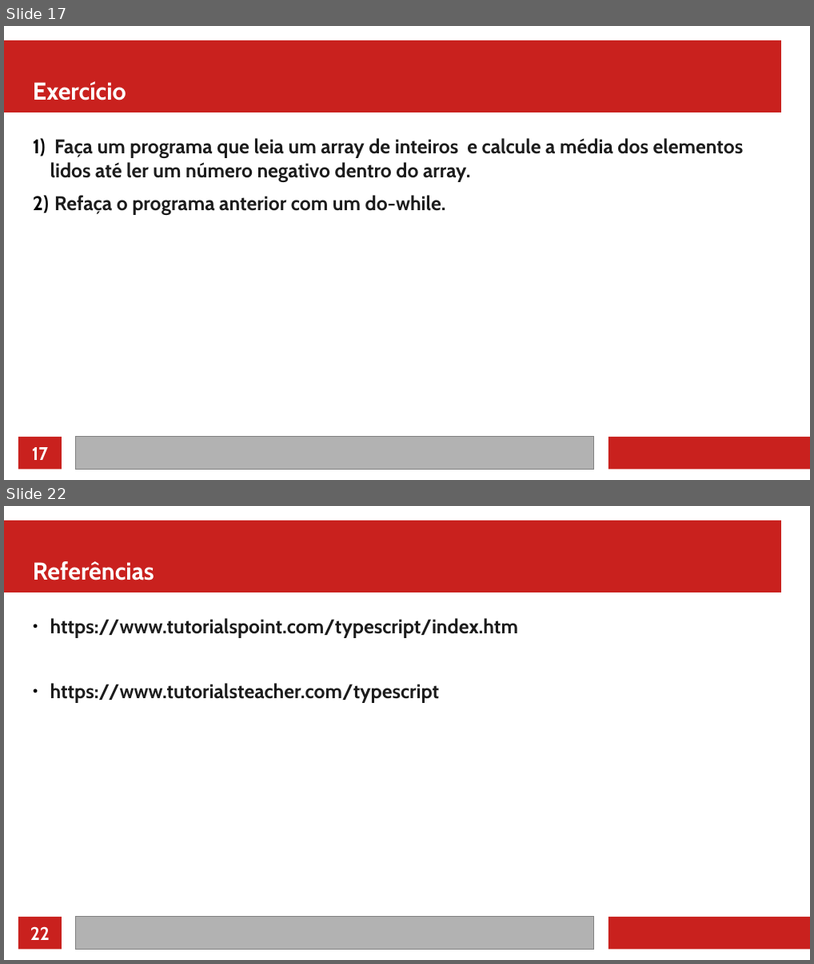
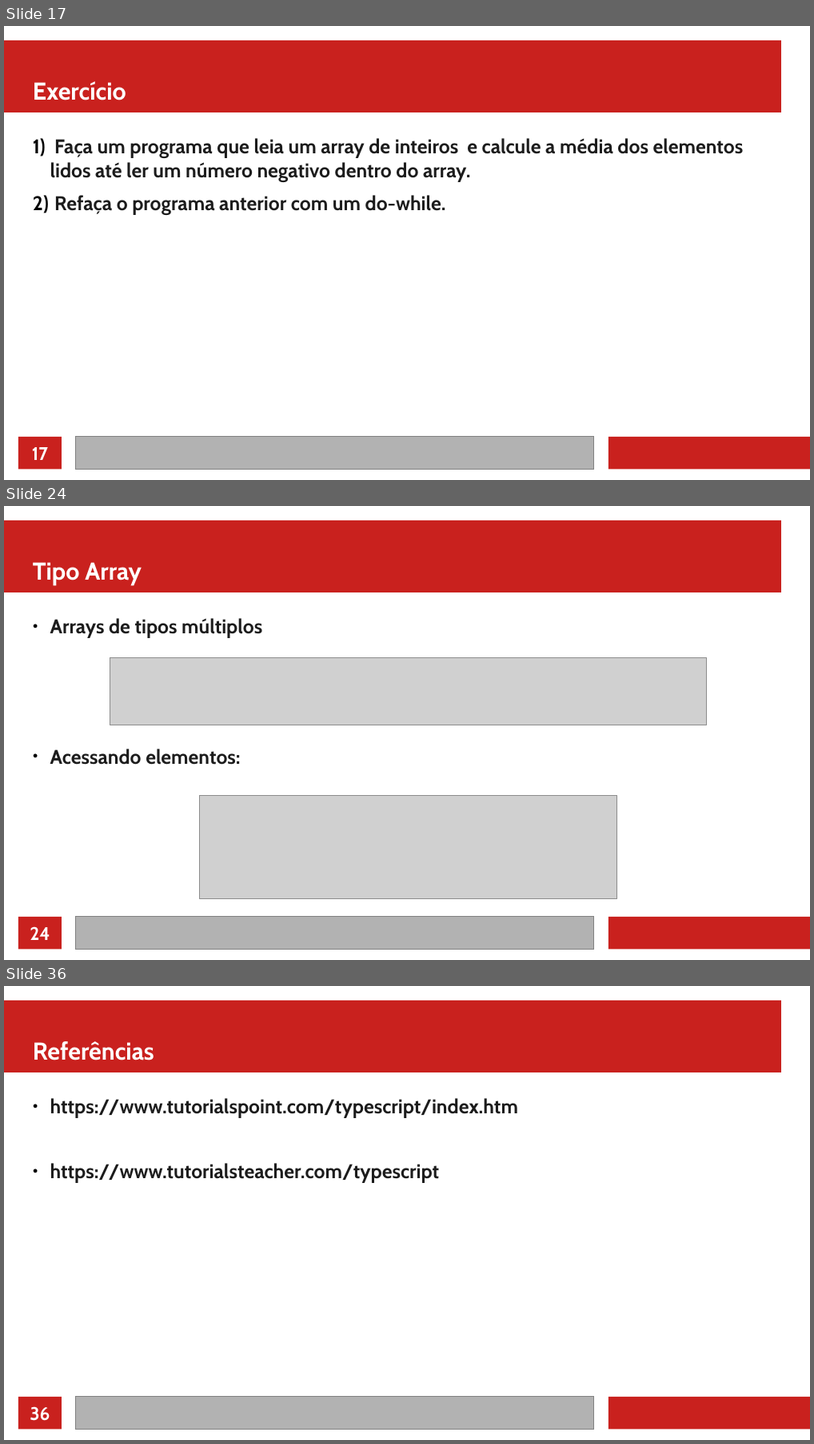
Before and after one commit to jeffersoncarvalho/ufc_2022_1, a slide deck: PD/02 - Ifs Loops e Funções.odp. Shown one above the other, each under a label of ours: slides 17 and 22 before the commit, slides 17, 24 and 36 after it; the slides between them are not shown. The pictures are 814x964 and 814x1444 pixels, drawn with LibreOffice and Linux fonts; fonts in the diff are those of the drawing; grey boxes stand for pictures. Boxes give left, top, right and bottom in pixels: in the first picture for what was removed or moved away, otherwise in the second. Text is boxed around its words. In the diff, an @@ line names an element or a change of style, - is before the commit and + after.

```diff
--- a/PD/02 - Ifs Loops e Funções.odp
+++ b/PD/02 - Ifs Loops e Funções.odp
@@ slide 24 added at box(4, 506, 810, 960), background #FFFFFF; not listed: 4 template elements that a slide beside it also shows @@
@@ title added at box(33, 562, 142, 585), 24 pt, text #FFFFFF, bold @@
+Tipo Array
@@ text added at box(50, 618, 262, 764), 19.5 pt, text #1C1C1C, bold @@
+● Arrays de tipos múltiplos
+● Acessando elementos:
@@ picture added at box(110, 657, 708, 724) @@
@@ picture added at box(199, 795, 618, 899) @@
@@ page number added at box(30, 926, 50, 940), 18 pt, text #FFFFFF, bold @@
+24
@@ what was slide 22 is now slide 36 @@
@@ page number at box(30, 1406, 50, 1420): text changed @@
-22
+36
```
Also in this commit, not shown: 4 slides changed, 13 other slides added, 35 other files.
